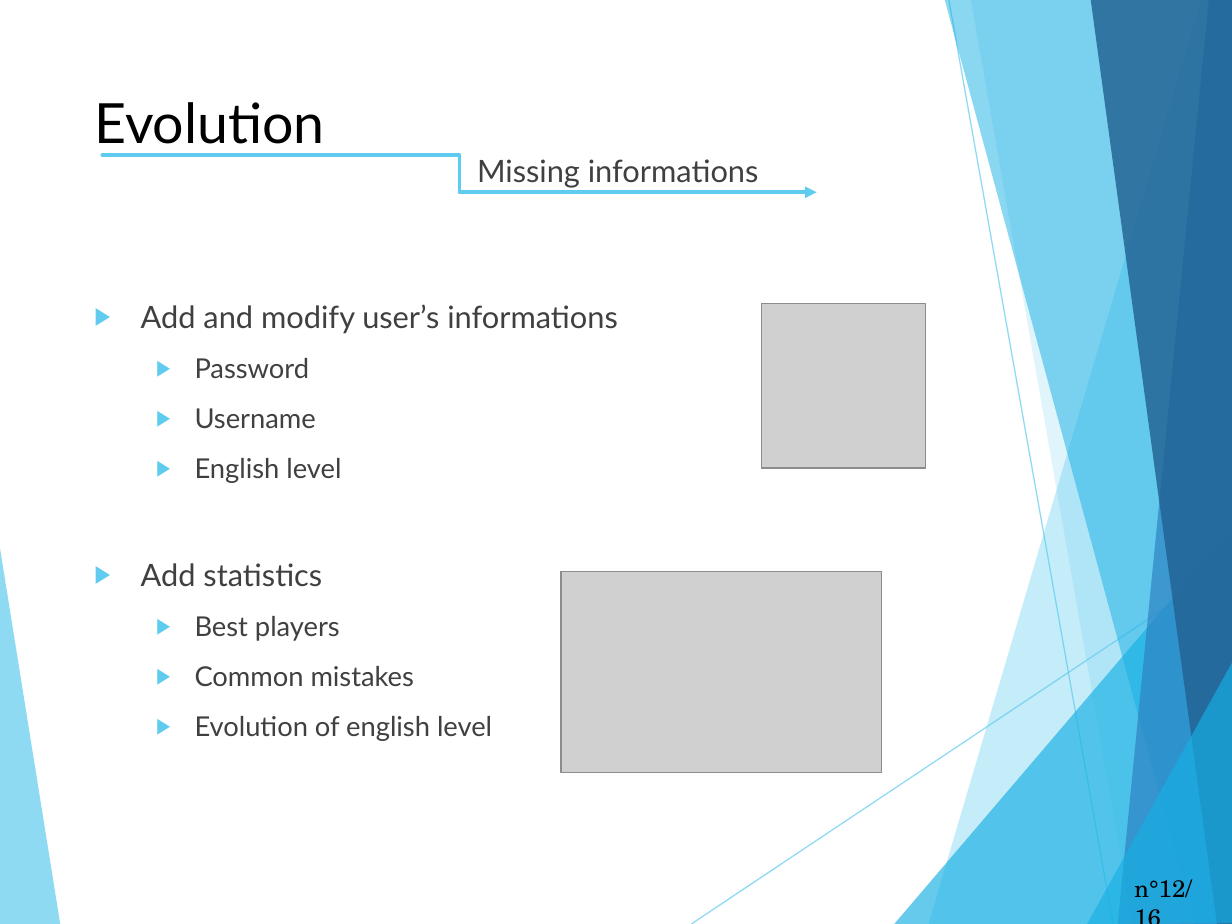
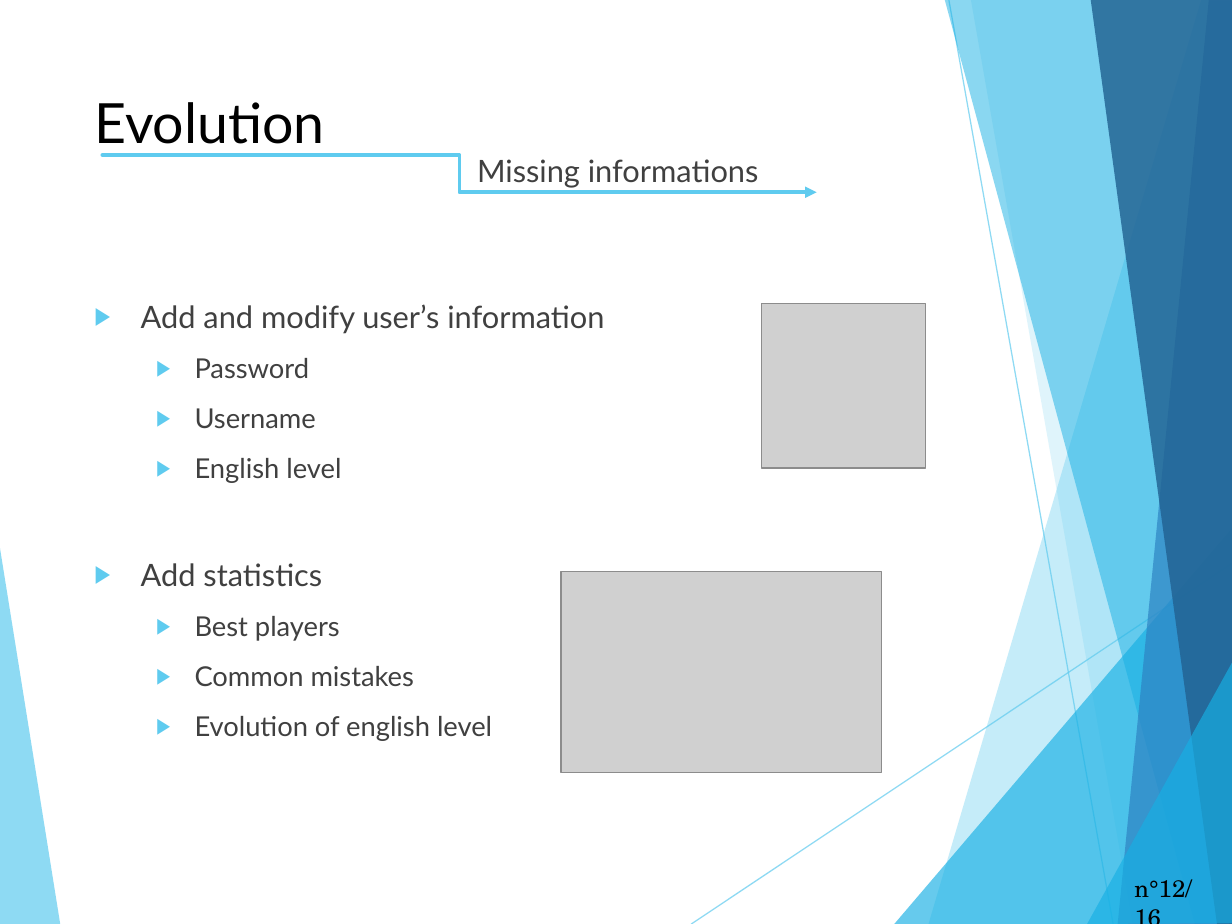
Before and after one commit to Terrasse/Dontforgetthelyrics, a slide deck: slide 12 of English_project.pptx. Drawn at 1232x924 pixels with LibreOffice and Linux fonts; fonts in the diff are those of the drawing; grey boxes stand for pictures. Boxes give left, top, right and bottom in pixels: in the first picture for what was removed or moved away, otherwise in the second. Text is boxed around its words. In the diff, an @@ line names an element or a change of style, - is before the commit and + after.

```diff
--- a/English_project.pptx
+++ b/English_project.pptx
@@ text at [141, 304, 604, 334]: text changed @@
-▶ Add and modify user’s informations
+▶ Add and modify user’s information
```
Also in this commit, not shown: 3 other slides changed.
